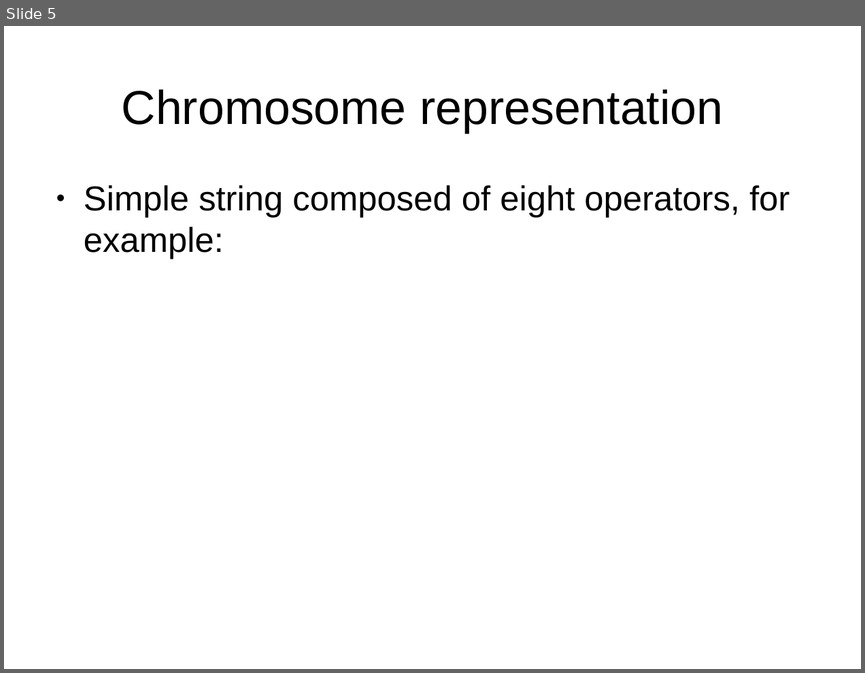
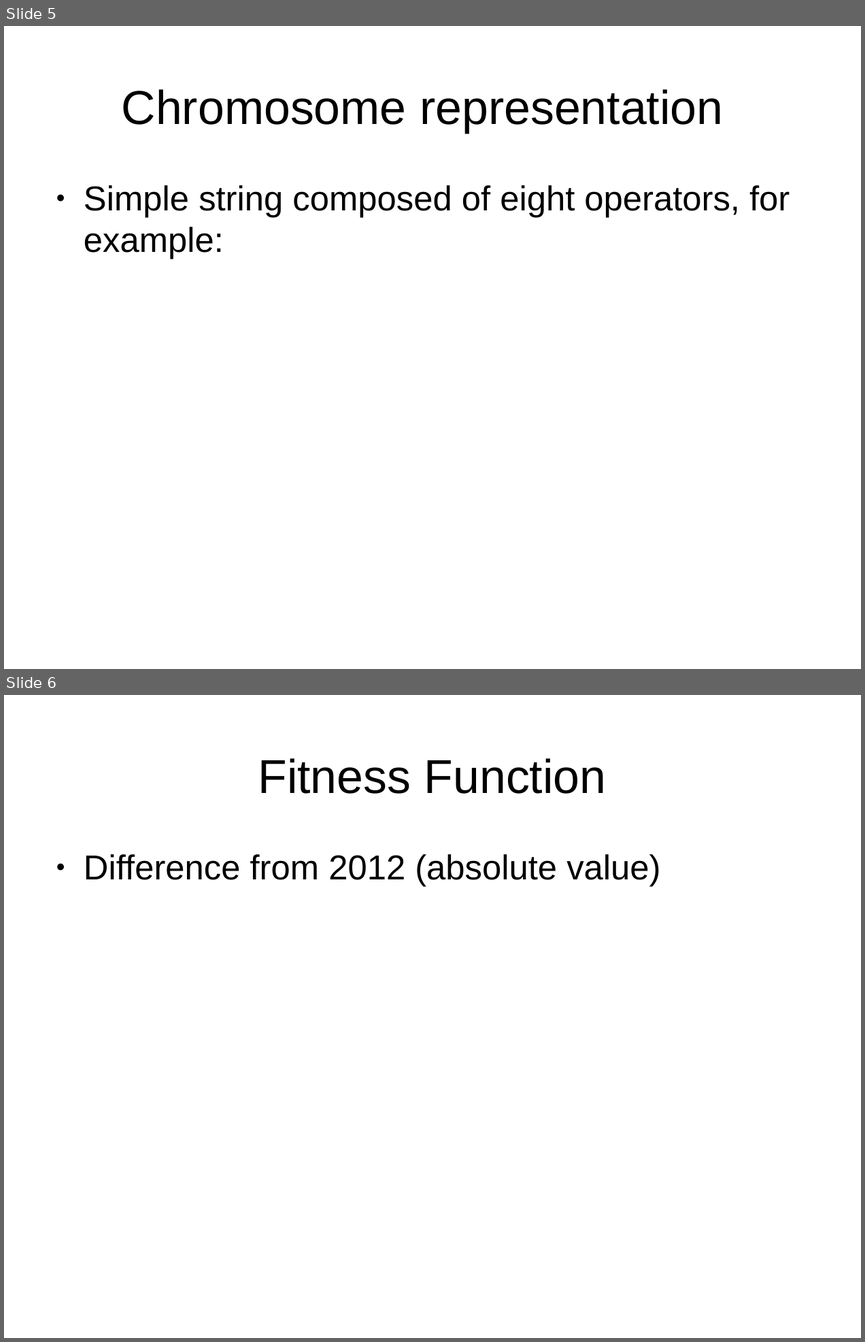
Before and after one commit to philtomson/OSBridge2012Talk, a slide deck: OSBridge2012.odp. Shown one above the other, each under a label of ours: slide 5 before the commit, slides 5 and 6 after it. The pictures are 865x673 and 865x1342 pixels, drawn with LibreOffice and Linux fonts; fonts in the diff are those of the drawing. Boxes give left, top, right and bottom in pixels: in the first picture for what was removed or moved away, otherwise in the second. Text is boxed around its words. In the diff, an @@ line names an element or a change of style, - is before the commit and + after.

```diff
--- a/OSBridge2012.odp
+++ b/OSBridge2012.odp
@@ slide 6 added at bbox=[4, 695, 861, 1338], background #FFFFFF @@
@@ title added at bbox=[258, 758, 606, 794], 44 pt, text #000000 @@
+Fitness Function
@@ text added at bbox=[84, 854, 660, 887], 32 pt, text #000000 @@
+● Difference from 2012 (absolute value)
```
Also in this commit, not shown: 1 other file.
